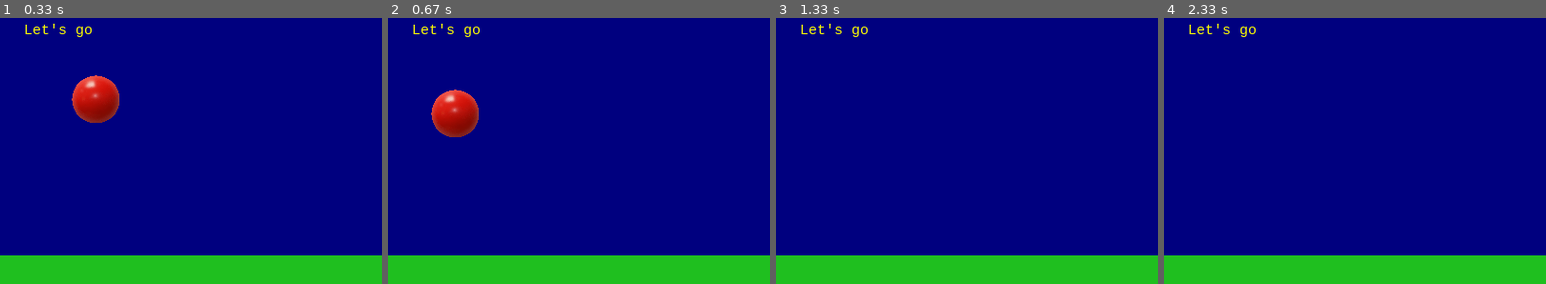
Above: before the commit, frames 1-4 (left to right).
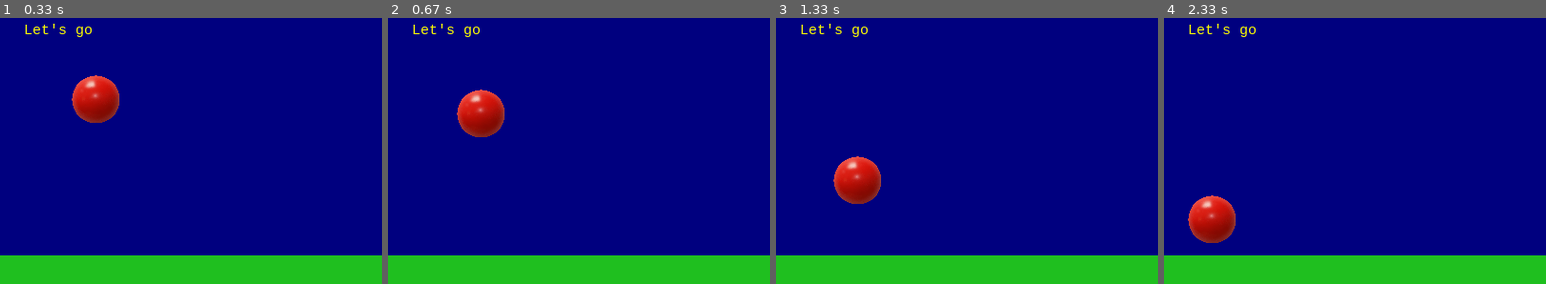
Above: after the commit, the same moments.

Repository: LudlowCode/PygameBasicWithSprite
Game: pygame game, started from PygameBasic.py
The game is run twice, just before and just after one commit, with the same random seed, the same clock (stepped at 60 frames per second) and the same inputs.
Inputs:
- Up to frame 1 (0.33 s): no input
- Up to frame 2 (0.67 s): hold Left from 0.33 s (still down)
- Up to frame 3 (1.33 s): release Left at 0.87 s; hold Left 0.9-1.3 s
- Up to frame 4 (2.33 s): hold Left 1.33-1.8 s; hold Left from 1.83 s (still down)

Frame 1 is identical in both runs. In frame 2, 2.8% of the frame differs, in the area x 11-31%, y 26-45%; in frame 3, 1.8%; in frame 4, 1.8%.

Commit message:
less speed

Diff:
--- a/PygameBasic.py
+++ b/PygameBasic.py
@@ -134,7 +134,7 @@
             if event.key == pygame.K_LEFT:
                 old_vel_x = ball.velocity[0]
                 old_vel_y = ball.velocity[1]
-                ball.velocity = (old_vel_x -MAX_SPEED, old_vel_y)
+                ball.velocity = (old_vel_x -1, old_vel_y)
             # maybe code elif for right?
 
     # update stuff
